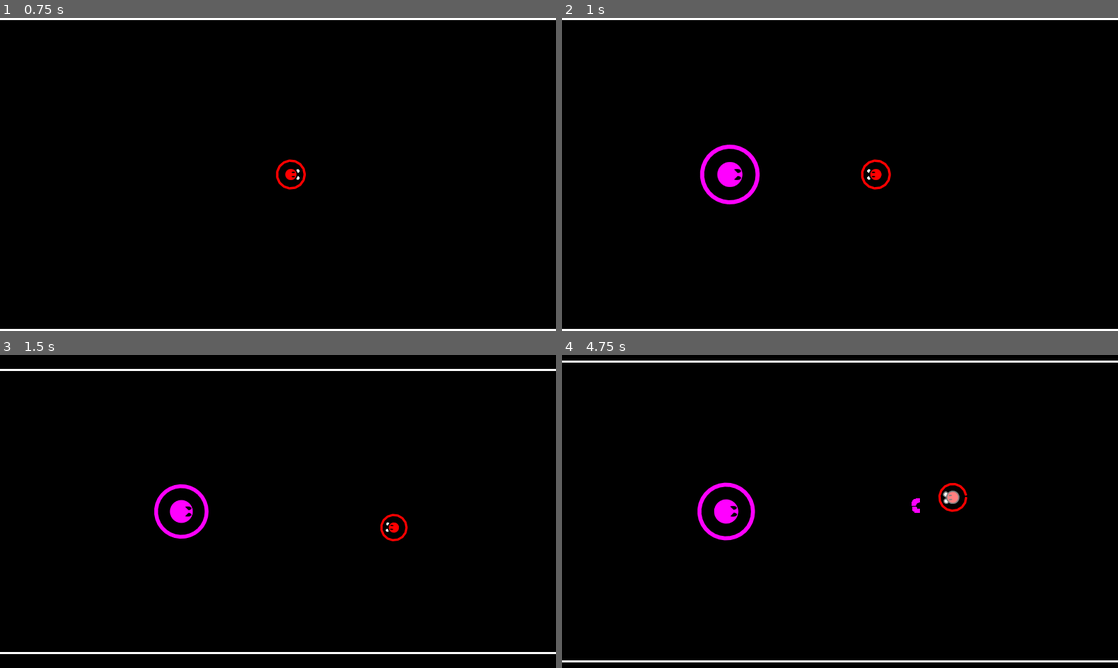
Above: before the commit, frames 1-4 (two rows, left to right).
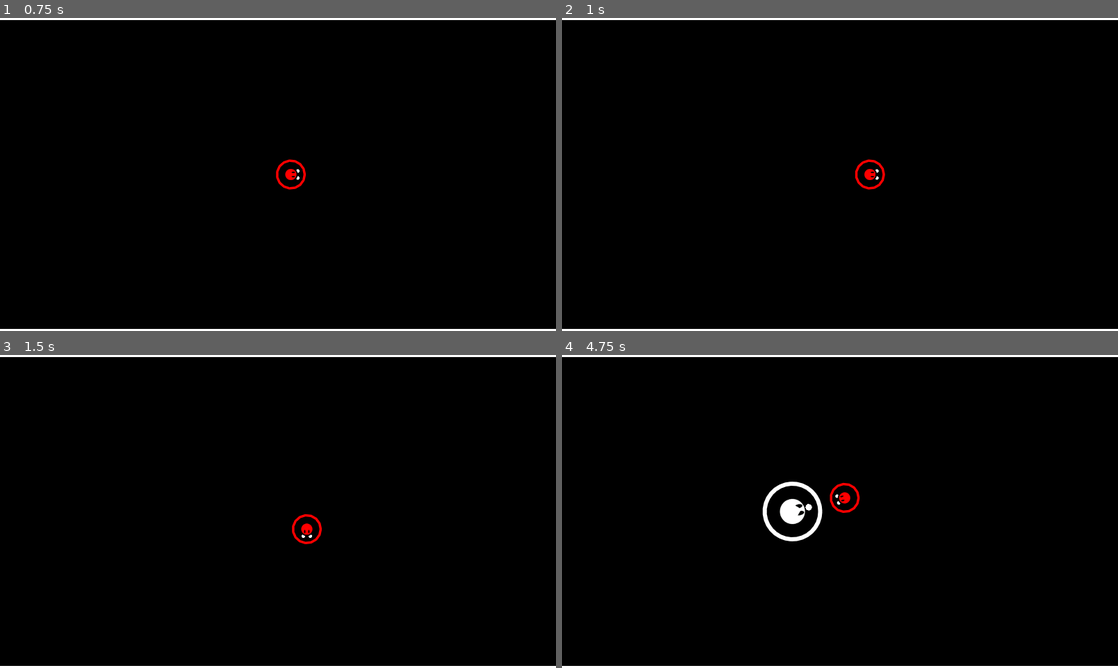
Above: after the commit, the same moments.

Repository: AtomicShr00m/PPKO
Game: Godot game, scene res://Rooms/Stage.tscn
Same seed, same stepped clock (60 frames per second), same inputs: the game is played once before the commit and once after it.
Inputs:
- Up to frame 1 (0.75 s): tap Enter at 0.5 s; hold Right (ui_right) from 0.53 s (still down)
- Up to frame 2 (1 s): keep holding Right (ui_right)
- Up to frame 3 (1.5 s): release Right (ui_right) at 1.28 s; hold Down (ui_down) from 1.28 s (still down)
- Up to frame 4 (4.75 s): release Down (ui_down) at 2.03 s; hold Right (ui_right) 2.03-2.78 s; hold Up (ui_up) 2.78-3.53 s; hold Left (ui_left) from 3.53 s (still down)

Frame 1 is identical in both runs. In frame 2, 1.1% of the frame differs, in the area x 24-60%, y 40-60%; in frame 3, 3.7%; in frame 4, 4.7%, in the area x 0-100%, y 0-100%.

Commit message:
Powerup Addition
Setup powerup system and refined effects and enemy spawning

Diff:
--- a/Misc/EffectManager.gd
+++ b/Misc/EffectManager.gd
@@ -4,39 +4,56 @@
 onready var sprite = $"../Sprite"
 onready var effect_timer = $EffectTimer
 onready var punch_col = $"../PunchCheck/CollisionShape2D"
+onready var health_bar = $"../HealthBar"
+onready var fists = $"../Sprite/Fists"
+const EFFECT_CODES={'weaken':Color.magenta,'freeze':Color.blue,'cuff':Color.green,
+'daze':Color.aqua,'push':Color.yellow}
 
 func receive_effect(type:String):
 	if type=='' or type==current:
 		return
 	current=type
+	modulate=EFFECT_CODES[current]
 	match type:
 		'weaken':
-			get_parent().dmg_multiplier=2.0
+			health_bar.modulate.a=0.5
+			get_parent().dmg_multiplier*=1.5
 			effect_timer.start()
 		'freeze':
-			get_parent().spd_multiplier=0.5
+			health_bar.scale=Vector2(0.5,0.5)
+			get_parent().spd_multiplier/=2
+			get_parent().can_dash=false
 			effect_timer.start()
 		'cuff':
+			fists.hide()
 			punch_col.set_deferred('disabled',true)
 			effect_timer.start()
-		'stopDash':
-			get_parent().can_dash=false
+		'daze':
+			sprite.flip_h=true
+			get_parent().is_dazed=true
 			effect_timer.start()
 		'push':
+			sprite.modulate.a=0.5
 			get_parent().stm_multiplier=5.0
 			effect_timer.start()
 
 func end_effect():
 	match current:
 		'weaken':
-			get_parent().dmg_multiplier=1.0
+			health_bar.modulate.a=1.0
+			get_parent().dmg_multiplier/=1.5
 		'freeze':
-			get_parent().spd_multiplier=1.0
+			health_bar.scale=Vector2.ONE
+			get_parent().spd_multiplier*=2
+			get_parent().can_dash=true
 		'push':
+			sprite.modulate.a=1.0
 			get_parent().stm_multiplier=1.0
-		'stopDash':
-			get_parent().can_dash=true
+		'daze':
+			sprite.flip_h=false
+			get_parent().is_dazed=false
 		'cuff':
+			fists.show()
 			punch_col.set_deferred('disabled',false)
 	current=''
 
--- /dev/null
+++ b/Misc/PowerupManager.gd
@@ -0,0 +1,27 @@
+extends Node
+
+#HeartRegen(2),AtkSpd,Power(2),Shield,DefenceUp(2),DashAtk
+var powers:=[]
+onready var anim = $"../AnimationPlayer"
+onready var dash_box = $"../DashBox"
+onready var shield = $"../Shield"
+
+func pick_power(type):
+	powers.append(type)
+	match type:
+		'regen':
+			get_parent().hp_regen=true
+		'speed':
+			anim.playback_speed=2.0
+			get_parent().spd_multiplier=2.0
+		'strength':
+			get_parent().str_multiplier=1.5
+		'shield':
+			var tween=create_tween().set_loops()
+			tween.tween_callback(shield,'set',["visible",true]).set_delay(1.0)
+			tween.tween_callback(shield,'set',["visible",false]).set_delay(1.0)
+		'defence':
+			get_parent().dmg_multiplier=0.5
+		'dash':
+			get_parent().dash_time*=2
+			dash_box.set_collision_mask_bit(1,true)
--- a/Objects/Enemies/Boomers/Aqua.tscn
+++ b/Objects/Enemies/Boomers/Aqua.tscn
@@ -1,10 +1,10 @@
 [gd_scene load_steps=13 format=2]
 
-[ext_resource path="res://Sprites/enemy.png" type="Texture" id=1]
+[ext_resource path="res://Sprites/Bodies/enemy.png" type="Texture" id=1]
 [ext_resource path="res://Objects/Enemies/Boomers/Boomer.gd" type="Script" id=2]
 [ext_resource path="res://Misc/HealthBar.gd" type="Script" id=3]
-[ext_resource path="res://Sprites/bullet3.png" type="Texture" id=4]
-[ext_resource path="res://Objects/Enemies/Bullets/BlastDash.tscn" type="PackedScene" id=5]
+[ext_resource path="res://Sprites/Bullets/bullet3.png" type="Texture" id=4]
+[ext_resource path="res://Objects/Enemies/Bullets/BlastDaze.tscn" type="PackedScene" id=5]
 
 [sub_resource type="CircleShape2D" id=1]
 radius = 32.0
--- a/Objects/Enemies/Boomers/Blue.tscn
+++ b/Objects/Enemies/Boomers/Blue.tscn
@@ -1,9 +1,9 @@
 [gd_scene load_steps=13 format=2]
 
-[ext_resource path="res://Sprites/enemy.png" type="Texture" id=1]
+[ext_resource path="res://Sprites/Bodies/enemy.png" type="Texture" id=1]
 [ext_resource path="res://Objects/Enemies/Boomers/Boomer.gd" type="Script" id=2]
 [ext_resource path="res://Misc/HealthBar.gd" type="Script" id=3]
-[ext_resource path="res://Sprites/bullet6.png" type="Texture" id=4]
+[ext_resource path="res://Sprites/Bullets/bullet6.png" type="Texture" id=4]
 [ext_resource path="res://Objects/Enemies/Bullets/BlastFreeze.tscn" type="PackedScene" id=5]
 
 [sub_resource type="CircleShape2D" id=1]
--- a/Objects/Enemies/Boomers/Green.tscn
+++ b/Objects/Enemies/Boomers/Green.tscn
@@ -1,9 +1,9 @@
 [gd_scene load_steps=13 format=2]
 
-[ext_resource path="res://Sprites/enemy.png" type="Texture" id=1]
+[ext_resource path="res://Sprites/Bodies/enemy.png" type="Texture" id=1]
 [ext_resource path="res://Objects/Enemies/Boomers/Boomer.gd" type="Script" id=2]
 [ext_resource path="res://Misc/HealthBar.gd" type="Script" id=3]
-[ext_resource path="res://Sprites/bullet4.png" type="Texture" id=4]
+[ext_resource path="res://Sprites/Bullets/bullet4.png" type="Texture" id=4]
 [ext_resource path="res://Objects/Enemies/Bullets/BlastCuff.tscn" type="PackedScene" id=5]
 
 [sub_resource type="CircleShape2D" id=1]
--- a/Objects/Enemies/Boomers/Magenta.tscn
+++ b/Objects/Enemies/Boomers/Magenta.tscn
@@ -3,8 +3,8 @@
 [ext_resource path="res://Objects/Enemies/Bullets/BlastWeak.tscn" type="PackedScene" id=1]
 [ext_resource path="res://Objects/Enemies/Boomers/Boomer.gd" type="Script" id=2]
 [ext_resource path="res://Misc/HealthBar.gd" type="Script" id=3]
-[ext_resource path="res://Sprites/enemy.png" type="Texture" id=4]
-[ext_resource path="res://Sprites/bullet5.png" type="Texture" id=5]
+[ext_resource path="res://Sprites/Bodies/enemy.png" type="Texture" id=4]
+[ext_resource path="res://Sprites/Bullets/bullet5.png" type="Texture" id=5]
 
 [sub_resource type="CircleShape2D" id=1]
 radius = 32.0
--- a/Objects/Enemies/Boomers/White.tscn
+++ b/Objects/Enemies/Boomers/White.tscn
@@ -1,9 +1,9 @@
 [gd_scene load_steps=13 format=2]
 
-[ext_resource path="res://Sprites/enemy.png" type="Texture" id=1]
+[ext_resource path="res://Sprites/Bodies/enemy.png" type="Texture" id=1]
 [ext_resource path="res://Objects/Enemies/Boomers/Boomer.gd" type="Script" id=2]
 [ext_resource path="res://Misc/HealthBar.gd" type="Script" id=3]
-[ext_resource path="res://Sprites/bullet1.png" type="Texture" id=4]
+[ext_resource path="res://Sprites/Bullets/bullet1.png" type="Texture" id=4]
 [ext_resource path="res://Objects/Enemies/Bullets/Blast.tscn" type="PackedScene" id=5]
 
 [sub_resource type="CircleShape2D" id=1]
--- a/Objects/Enemies/Boomers/Yellow.tscn
+++ b/Objects/Enemies/Boomers/Yellow.tscn
@@ -1,9 +1,9 @@
 [gd_scene load_steps=13 format=2]
 
-[ext_resource path="res://Sprites/enemy.png" type="Texture" id=1]
+[ext_resource path="res://Sprites/Bodies/enemy.png" type="Texture" id=1]
 [ext_resource path="res://Objects/Enemies/Boomers/Boomer.gd" type="Script" id=2]
 [ext_resource path="res://Misc/HealthBar.gd" type="Script" id=3]
-[ext_resource path="res://Sprites/bullet2.png" type="Texture" id=4]
+[ext_resource path="res://Sprites/Bullets/bullet2.png" type="Texture" id=4]
 [ext_resource path="res://Objects/Enemies/Bullets/BlastPush.tscn" type="PackedScene" id=5]
 
 [sub_resource type="CircleShape2D" id=1]
--- a/Objects/Enemies/Bullets/Blast.gd
+++ b/Objects/Enemies/Bullets/Blast.gd
@@ -4,7 +4,7 @@
 export var power=10
 export var effect:String
 
-const SPEED=600
+const SPEED=800
 onready var particleScn=preload("res://Objects/Deco/HitParticles.tscn")
 onready var sprite = $Sprite
 
--- a/Objects/Enemies/Bullets/Blast.tscn
+++ b/Objects/Enemies/Bullets/Blast.tscn
@@ -1,6 +1,6 @@
 [gd_scene load_steps=5 format=2]
 
-[ext_resource path="res://Sprites/bullet1.png" type="Texture" id=1]
+[ext_resource path="res://Sprites/Bullets/bullet1.png" type="Texture" id=1]
 [ext_resource path="res://Objects/Enemies/Bullets/Blast.gd" type="Script" id=2]
 [ext_resource path="res://Objects/Deco/Trail.tscn" type="PackedScene" id=3]
 
--- a/Objects/Enemies/Bullets/BlastCuff.tscn
+++ b/Objects/Enemies/Bullets/BlastCuff.tscn
@@ -1,6 +1,6 @@
 [gd_scene load_steps=5 format=2]
 
-[ext_resource path="res://Sprites/bullet4.png" type="Texture" id=1]
+[ext_resource path="res://Sprites/Bullets/bullet4.png" type="Texture" id=1]
 [ext_resource path="res://Objects/Enemies/Bullets/Blast.gd" type="Script" id=2]
 [ext_resource path="res://Objects/Deco/Trail.tscn" type="PackedScene" id=3]
 
--- a/Objects/Enemies/Bullets/BlastDash.tscn
+++ b/Objects/Enemies/Bullets/BlastDaze.tscn
@@ -1,6 +1,6 @@
 [gd_scene load_steps=5 format=2]
 
-[ext_resource path="res://Sprites/bullet3.png" type="Texture" id=1]
+[ext_resource path="res://Sprites/Bullets/bullet3.png" type="Texture" id=1]
 [ext_resource path="res://Objects/Enemies/Bullets/Blast.gd" type="Script" id=2]
 [ext_resource path="res://Objects/Deco/Trail.tscn" type="PackedScene" id=3]
 
@@ -14,7 +14,7 @@
 collision_layer = 8
 collision_mask = 5
 script = ExtResource( 2 )
-effect = "stopDash"
+effect = "daze"
 
 [node name="CollisionShape2D" type="CollisionShape2D" parent="."]
 shape = SubResource( 1 )
--- a/Objects/Enemies/Bullets/BlastFreeze.tscn
+++ b/Objects/Enemies/Bullets/BlastFreeze.tscn
@@ -1,6 +1,6 @@
 [gd_scene load_steps=5 format=2]
 
-[ext_resource path="res://Sprites/bullet6.png" type="Texture" id=1]
+[ext_resource path="res://Sprites/Bullets/bullet6.png" type="Texture" id=1]
 [ext_resource path="res://Objects/Enemies/Bullets/Blast.gd" type="Script" id=2]
 [ext_resource path="res://Objects/Deco/Trail.tscn" type="PackedScene" id=3]
 
--- a/Objects/Enemies/Bullets/BlastPush.tscn
+++ b/Objects/Enemies/Bullets/BlastPush.tscn
@@ -1,6 +1,6 @@
 [gd_scene load_steps=5 format=2]
 
-[ext_resource path="res://Sprites/bullet2.png" type="Texture" id=1]
+[ext_resource path="res://Sprites/Bullets/bullet2.png" type="Texture" id=1]
 [ext_resource path="res://Objects/Enemies/Bullets/Blast.gd" type="Script" id=2]
 [ext_resource path="res://Objects/Deco/Trail.tscn" type="PackedScene" id=3]
 
--- a/Objects/Enemies/Bullets/BlastWeak.tscn
+++ b/Objects/Enemies/Bullets/BlastWeak.tscn
@@ -2,7 +2,7 @@
 
 [ext_resource path="res://Objects/Deco/Trail.tscn" type="PackedScene" id=1]
 [ext_resource path="res://Objects/Enemies/Bullets/Blast.gd" type="Script" id=2]
-[ext_resource path="res://Sprites/bullet5.png" type="Texture" id=3]
+[ext_resource path="res://Sprites/Bullets/bullet5.png" type="Texture" id=3]
 
 [sub_resource type="CircleShape2D" id=1]
 radius = 5.0
--- a/Objects/Player/Puncher.gd
+++ b/Objects/Player/Puncher.gd
@@ -1,24 +1,25 @@
 extends KinematicBody2D
 
-#HeartRegen(2),AtkSpd,Power(2),Shield,DefenceUp(2),DashAtk
+var hp_regen:=false
 var health:=100.0
 var atk_power:=7.5
+var str_multiplier:=1.0
 
 const ACCEL=5.0
 const SPEED=500.0
 const FRICTION=3.0
+const DASH_SPEED=1000
+const DASH_DIRS={"ui_left":Vector2.LEFT,"ui_right":Vector2.RIGHT,"ui_up":Vector2.UP,"ui_down":Vector2.DOWN}
 
-const DASH_DIRS={"ui_left":Vector2.LEFT,"ui_right":Vector2.RIGHT,"ui_up":Vector2.UP,
-"ui_down":Vector2.DOWN}
 var dash_key:=''
 var dash_time:=0.15
 var is_dashing:=false
-const DASH_SPEED=1000
 
 var target:Node2D
 var is_safe:=false
 var dir:Vector2
 var motion:Vector2
+
 onready var sprite := $Sprite
 onready var anim := $AnimationPlayer
 onready var punch_check := $PunchCheck
@@ -26,6 +27,9 @@
 onready var dash_key_timer := $DashKeyTimer
 onready var trail := $Trail
 onready var effect_manager = $EffectManager
+onready var powerup_manager = $PowerupManager
+onready var dash_col = $DashBox/CollisionShape2D
+onready var shield = $Shield
 
 signal just_hit
 signal popped
@@ -33,13 +37,14 @@
 var spd_multiplier:=1.0
 var stm_multiplier:=1.0
 var can_dash:=true
+var is_dazed:=false
 
 func _ready():
 	trail.enabled=false
 
 func hit(dmg,from,effect:String):
 	if !is_safe:
-		health-=dmg*dmg_multiplier
+		health-=dmg*dmg_multiplier*int(!shield.visible)
 		emit_signal("just_hit")
 		if health<=0:
 			emit_signal("popped")
@@ -47,16 +52,19 @@
 		else:
 			is_safe=true
 			if !is_dashing and !trail.enabled:
-				motion=from*1000*(dmg/10.0)*stm_multiplier
+				motion=from*1000*(dmg/10.0)*stm_multiplier*int(!shield.visible)
 			var tween=create_tween()
 			tween.tween_property(sprite.material,"shader_param/fade",1.0,0.1)
 			tween.tween_property(sprite.material,"shader_param/fade",0.0,0.1)
 			yield(tween,"finished")
 			is_safe=false
-		effect_manager.receive_effect(effect)
+		if !shield.visible:
+			effect_manager.receive_effect(effect)
 
 func handle_movement(delta):
 	dir=Input.get_vector("ui_left","ui_right","ui_up","ui_down")
+	if is_dazed:
+		dir*=-1
 	if dir==Vector2.ZERO:
 		motion=lerp(motion,Vector2.ZERO,FRICTION*delta)
 	else:
@@ -74,11 +82,14 @@
 				motion=DASH_DIRS[key]*DASH_SPEED
 				trail.enabled=true
 				is_dashing=true
-				health_bar.scale=Vector2(0.75,0.75)
+				health_bar.scale=Vector2(0.5,0.5)
+
+				dash_col.set_deferred("disabled",false)
 				var timer=create_tween().tween_interval(dash_time)
 				yield(timer,"finished")
 				is_dashing=false
 				yield(create_tween().tween_property(trail,"length",0,0.25),"finished")
+				dash_col.set_deferred("disabled",true)
 				trail.enabled=false
 				health_bar.scale=Vector2.ONE
 				trail.clear_points()
@@ -98,9 +109,20 @@
 		handle_aiming()
 		if !trail.enabled and can_dash:
 			handle_dashing()
+		if motion.length()<10 and hp_regen and health<100:
+			health=move_toward(health,100.0,2*delta)
 	motion=move_and_slide(motion)
 
 func _on_HurtBox_body_entered(body):
+	if dash_col.disabled:
+		var aim:=Vector2.RIGHT.rotated(sprite.rotation)
+		body.hit(atk_power*str_multiplier,aim)
+		motion=-aim*SPEED*2*stm_multiplier
+
+func _on_DashBox_area_entered(area):
+	powerup_manager.pick_power(area.type)
+	area.pop()
+
+func _on_DashBox_body_entered(body):
 	var aim:=Vector2.RIGHT.rotated(sprite.rotation)
-	body.hit(atk_power,aim)
-	motion=-aim*SPEED*2
+	body.hit(atk_power*str_multiplier*1.5,aim)
--- a/Objects/Player/Puncher.tscn
+++ b/Objects/Player/Puncher.tscn
@@ -1,11 +1,13 @@
-[gd_scene load_steps=14 format=2]
-
-[ext_resource path="res://Sprites/player.png" type="Texture" id=1]
+[gd_scene load_steps=17 format=2]
+
+[ext_resource path="res://Sprites/Bodies/player.png" type="Texture" id=1]
 [ext_resource path="res://Objects/Player/Puncher.gd" type="Script" id=2]
-[ext_resource path="res://Sprites/fist.png" type="Texture" id=3]
+[ext_resource path="res://Sprites/Bodies/fist.png" type="Texture" id=3]
 [ext_resource path="res://Misc/HealthBar.gd" type="Script" id=4]
 [ext_resource path="res://Objects/Deco/Trail.tscn" type="PackedScene" id=5]
 [ext_resource path="res://Misc/EffectManager.gd" type="Script" id=6]
+[ext_resource path="res://Misc/PowerupManager.gd" type="Script" id=7]
+[ext_resource path="res://Sprites/Bodies/player_shield.png" type="Texture" id=8]
 
 [sub_resource type="CircleShape2D" id=1]
 radius = 16.0
@@ -26,6 +28,9 @@
 
 [sub_resource type="RectangleShape2D" id=2]
 
+[sub_resource type="CircleShape2D" id=8]
+radius = 20.0
+
 [sub_resource type="CircleShape2D" id=5]
 radius = 40.0
 
@@ -33,7 +38,7 @@
 resource_name = "Punch"
 length = 0.3
 tracks/0/type = "value"
-tracks/0/path = NodePath("Sprite/FistR:position")
+tracks/0/path = NodePath("Sprite/Fists/FistR:position")
 tracks/0/interp = 1
 tracks/0/loop_wrap = true
 tracks/0/imported = false
@@ -45,7 +50,7 @@
 "values": [ Vector2( 16, 8 ), Vector2( 40, 8 ), Vector2( 10, 8 ), Vector2( 16, 8 ) ]
 }
 tracks/1/type = "value"
-tracks/1/path = NodePath("Sprite/FistL:position")
+tracks/1/path = NodePath("Sprite/Fists/FistL:position")
 tracks/1/interp = 1
 tracks/1/loop_wrap = true
 tracks/1/imported = false
@@ -72,7 +77,7 @@
 [sub_resource type="Animation" id=4]
 length = 0.001
 tracks/0/type = "value"
-tracks/0/path = NodePath("Sprite/FistR:position")
+tracks/0/path = NodePath("Sprite/Fists/FistR:position")
 tracks/0/interp = 1
 tracks/0/loop_wrap = true
 tracks/0/imported = false
@@ -84,7 +89,7 @@
 "values": [ Vector2( 16, 8 ) ]
 }
 tracks/1/type = "value"
-tracks/1/path = NodePath("Sprite/FistL:position")
+tracks/1/path = NodePath("Sprite/Fists/FistL:position")
 tracks/1/interp = 1
 tracks/1/loop_wrap = true
 tracks/1/imported = false
@@ -120,13 +125,15 @@
 material = SubResource( 7 )
 texture = ExtResource( 1 )
 
-[node name="FistL" type="Sprite" parent="Sprite"]
+[node name="Fists" type="Node2D" parent="Sprite"]
+
+[node name="FistL" type="Sprite" parent="Sprite/Fists"]
 use_parent_material = true
 position = Vector2( 16, -8 )
 z_index = -1
 texture = ExtResource( 3 )
 
-[node name="FistR" type="Sprite" parent="Sprite"]
+[node name="FistR" type="Sprite" parent="Sprite/Fists"]
 use_parent_material = true
 position = Vector2( 16, 8 )
 z_index = -1
@@ -141,11 +148,23 @@
 shape = SubResource( 2 )
 disabled = true
 
+[node name="Shield" type="Sprite" parent="."]
+visible = false
+z_index = 5
+texture = ExtResource( 8 )
+
 [node name="HealthBar" type="Node2D" parent="."]
 z_index = -2
 script = ExtResource( 4 )
 size = 32
 
+[node name="DashBox" type="Area2D" parent="."]
+collision_layer = 0
+collision_mask = 16
+
+[node name="CollisionShape2D" type="CollisionShape2D" parent="DashBox"]
+shape = SubResource( 8 )
+
 [node name="PunchCheck" type="Area2D" parent="."]
 collision_layer = 0
 collision_mask = 2
@@ -167,14 +186,19 @@
 wait_time = 5.0
 one_shot = true
 
-[node name="AnimationPlayer" type="AnimationPlayer" parent="."]
-anims/Punch = SubResource( 3 )
-anims/RESET = SubResource( 4 )
+[node name="PowerupManager" type="Node" parent="."]
+script = ExtResource( 7 )
 
 [node name="DashKeyTimer" type="Timer" parent="."]
 process_mode = 0
 wait_time = 0.25
 one_shot = true
 
+[node name="AnimationPlayer" type="AnimationPlayer" parent="."]
+anims/Punch = SubResource( 3 )
+anims/RESET = SubResource( 4 )
+
 [connection signal="body_entered" from="Sprite/HurtBox" to="." method="_on_HurtBox_body_entered"]
+[connection signal="area_entered" from="DashBox" to="." method="_on_DashBox_area_entered"]
+[connection signal="body_entered" from="DashBox" to="." method="_on_DashBox_body_entered"]
 [connection signal="timeout" from="EffectManager/EffectTimer" to="EffectManager" method="end_effect"]
--- /dev/null
+++ b/Objects/Powerups/Powerup.gd
@@ -0,0 +1,28 @@
+extends Area2D
+
+var type:String
+onready var col = $Col
+onready var sprite = $Sprite
+onready var particleScn=preload("res://Objects/Deco/HitParticles.tscn")
+signal popped
+
+func _ready():
+	sprite.texture=load("res://Sprites/Powerups/"+type+".png")
+	sprite.scale=Vector2.ZERO
+	var tween=create_tween()
+	tween.tween_property(sprite,'scale',Vector2.ONE,0.5).set_trans(Tween.TRANS_BOUNCE)
+	tween.tween_callback(col,"set_deferred",['disabled',false])
+
+func pop():
+	var particles=particleScn.instance()
+	particles.position=position
+	particles.spread=180
+	get_parent().add_child(particles)
+	emit_signal("popped")
+	queue_free()
+
+func close():
+	col.set_deferred("disabled",true)
+	var tween=create_tween()
+	tween.tween_property(sprite,'scale',Vector2.ZERO,0.5).set_trans(Tween.TRANS_BOUNCE)
+	tween.tween_callback(self,'queue_free')
--- /dev/null
+++ b/Objects/Powerups/Powerup.tscn
@@ -0,0 +1,17 @@
+[gd_scene load_steps=3 format=2]
+
+[ext_resource path="res://Objects/Powerups/Powerup.gd" type="Script" id=2]
+
+[sub_resource type="CircleShape2D" id=1]
+radius = 24.0
+
+[node name="Powerup" type="Area2D" groups=["powerups"]]
+collision_layer = 16
+collision_mask = 0
+script = ExtResource( 2 )
+
+[node name="Col" type="CollisionShape2D" parent="."]
+shape = SubResource( 1 )
+disabled = true
+
+[node name="Sprite" type="Sprite" parent="."]
--- a/Rooms/Stage.gd
+++ b/Rooms/Stage.gd
@@ -1,10 +1,12 @@
 extends Node2D
 
-var roster:=[]
+var roster:=['White']
+const POWERUPS=['dash','regen','defence','shield','speed','strength']
 onready var cam = $Cam
 onready var player = $Puncher
 onready var enemy_loader = $EnemyLoader
 onready var spawn_timer = $SpawnTimer
+onready var powerupScn = preload("res://Objects/Powerups/Powerup.tscn")
 
 func _ready():
 	randomize()
@@ -12,20 +14,42 @@
 
 func setup_roster():
 	var full_list=Array(enemy_loader.get_resource_list())
+	full_list.erase('White')
 	full_list.shuffle()
-	for n in 4:
+	for n in 3:
 		roster.append(full_list.pop_front())
 
 func enemy_popped():
+	player.effect_manager.end_effect()
 	if roster.empty():
 		#win
 		pass
 	else:
-		spawn_timer.start()
+		spawn_powerups()
+
+func clear_powerups():
+	for obj in get_tree().get_nodes_in_group("powerups"):
+		obj.close()
+	yield(create_tween().tween_interval(1.0),"finished")
+	spawn_enemy()
+
+func spawn_powerups():
+	var spawned:=[]
+	var manager=player.powerup_manager
+	for n in 3:
+		var powerup=powerupScn.instance()
+		powerup.position.x=(n-1)*128
+		powerup.type=POWERUPS.pick_random()
+		powerup.connect("popped",self,'clear_powerups')
+		while spawned.has(powerup.type) or manager.powers.has(powerup.type):
+			powerup.type=POWERUPS.pick_random()
+		call_deferred("add_child",powerup)
+		spawned.append(powerup.type)
 
 func spawn_enemy():
 	var enemy_name=roster.pop_front()
 	var enemy:Boomer=enemy_loader.get_resource(enemy_name).instance()
+	enemy.atk_num=1+2*(3-roster.size())
 	enemy.position.x=rand_range(-320,320)
 	while abs(player.position.x-enemy.position.x)<160:
 		enemy.position.x=rand_range(-320,320)
--- a/Rooms/Stage.tscn
+++ b/Rooms/Stage.tscn
@@ -18,6 +18,12 @@
 
 [node name="Stage" type="Node2D"]
 script = ExtResource( 3 )
+
+[node name="UILayer" type="CanvasLayer" parent="."]
+
+[node name="HUD" type="Control" parent="UILayer"]
+anchor_right = 1.0
+anchor_bottom = 1.0
 
 [node name="Cam" type="Camera2D" parent="."]
 current = true
@@ -71,6 +77,7 @@
 
 [node name="SpawnTimer" type="Timer" parent="."]
 process_mode = 0
+wait_time = 3.0
 one_shot = true
 autostart = true
 
Binary file added: Misc/Roboto_Condensed-Black.ttf
Binary file added: Misc/Roboto_Condensed-ExtraLight.ttf
Binary file added: Misc/Roboto_Condensed-Regular.ttf
Renamed: Sprites/enemy.png -> Sprites/Bodies/enemy.png
Not shown, added: Sprites/Bodies/enemy.png.import
Renamed: Sprites/fist.png -> Sprites/Bodies/fist.png
Not shown, added: Sprites/Bodies/fist.png.import
Renamed: Sprites/player.png -> Sprites/Bodies/player.png
Not shown, added: Sprites/Bodies/player.png.import
Binary file added: Sprites/Bodies/player_shield.png
Not shown, added: Sprites/Bodies/player_shield.png.import
Renamed: Sprites/bullet1.png -> Sprites/Bullets/bullet1.png
(and 25 more such lines)
